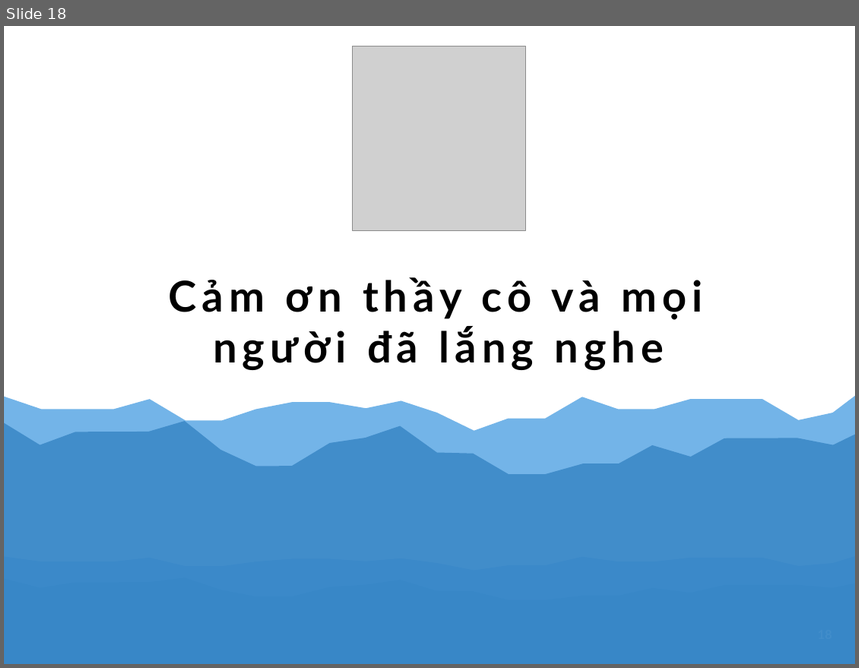
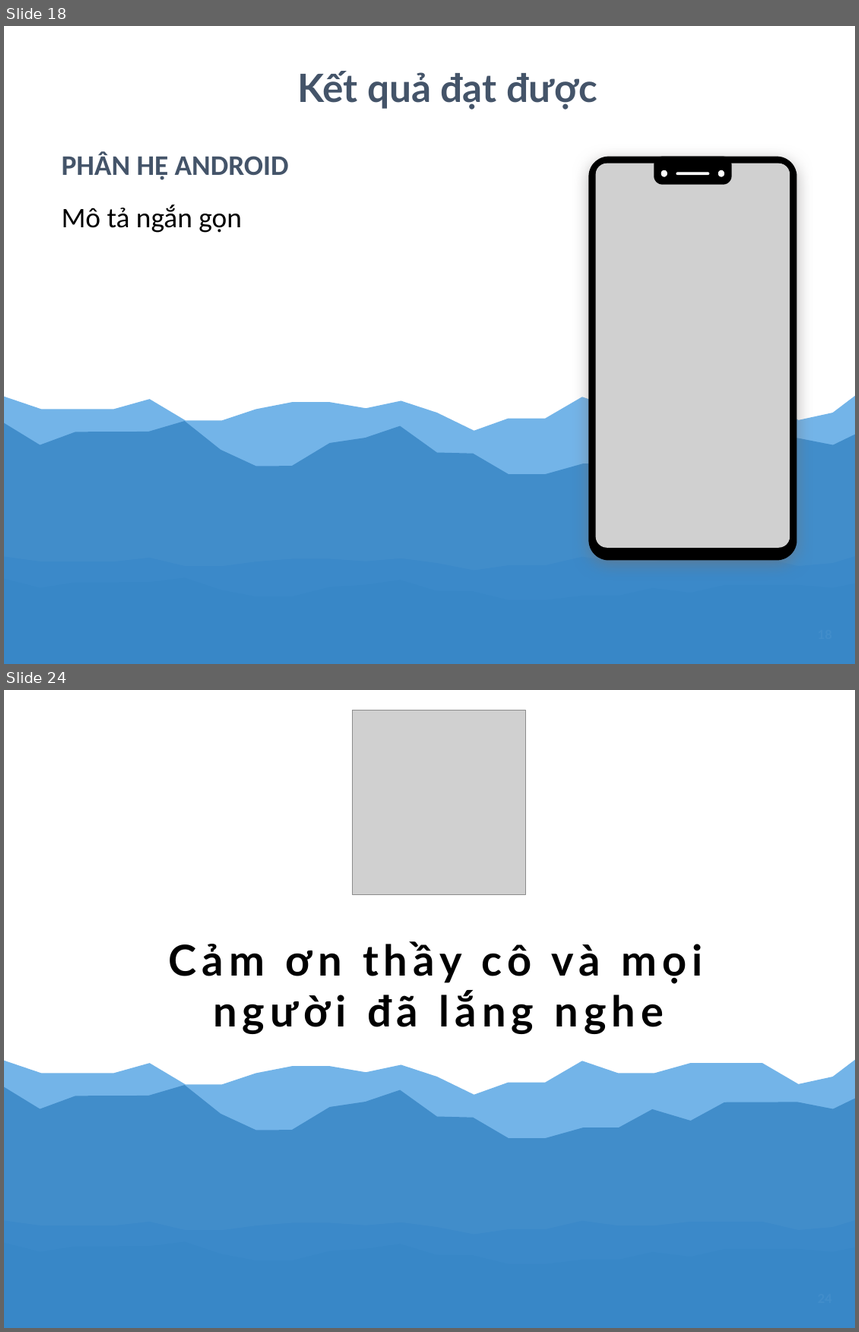
Before and after one commit to tranhoanghuan/Lu-n-v-n, a slide deck: baoCao/bao_cao.pptx. Shown one above the other, each under a label of ours: slide 18 before the commit, slides 18 and 24 after it; the slides between them are not shown. The pictures are 859x668 and 859x1332 pixels, drawn with LibreOffice and Linux fonts; fonts in the diff are those of the drawing; grey boxes stand for pictures. Boxes give left, top, right and bottom in pixels: in the first picture for what was removed or moved away, otherwise in the second. Text is boxed around its words. In the diff, an @@ line names an element or a change of style, - is before the commit and + after.

```diff
--- a/baoCao/bao_cao.pptx
+++ b/baoCao/bao_cao.pptx
@@ slide 18 added at [4, 26, 855, 664], background #FFFFFF; not listed: 5 template elements that a slide beside it also shows @@
@@ text added at [297, 71, 598, 110], 66 pt, text #445469, bold @@
+Kết quả đạt được
@@ text added at [62, 151, 289, 180], 48 pt, text #445469, bold @@
+      PHÂN HỆ ANDROID
@@ group added at [588, 156, 797, 560]: 3 rounded rectangles, 2 ellipses, 1 picture @@
@@ text added at [62, 205, 242, 233], 48 pt, text #000000 @@
+Mô tả ngắn gọn
@@ what was slide 18 is now slide 24 @@
```
Also in this commit, not shown: 16 slides changed, 5 other slides added.
